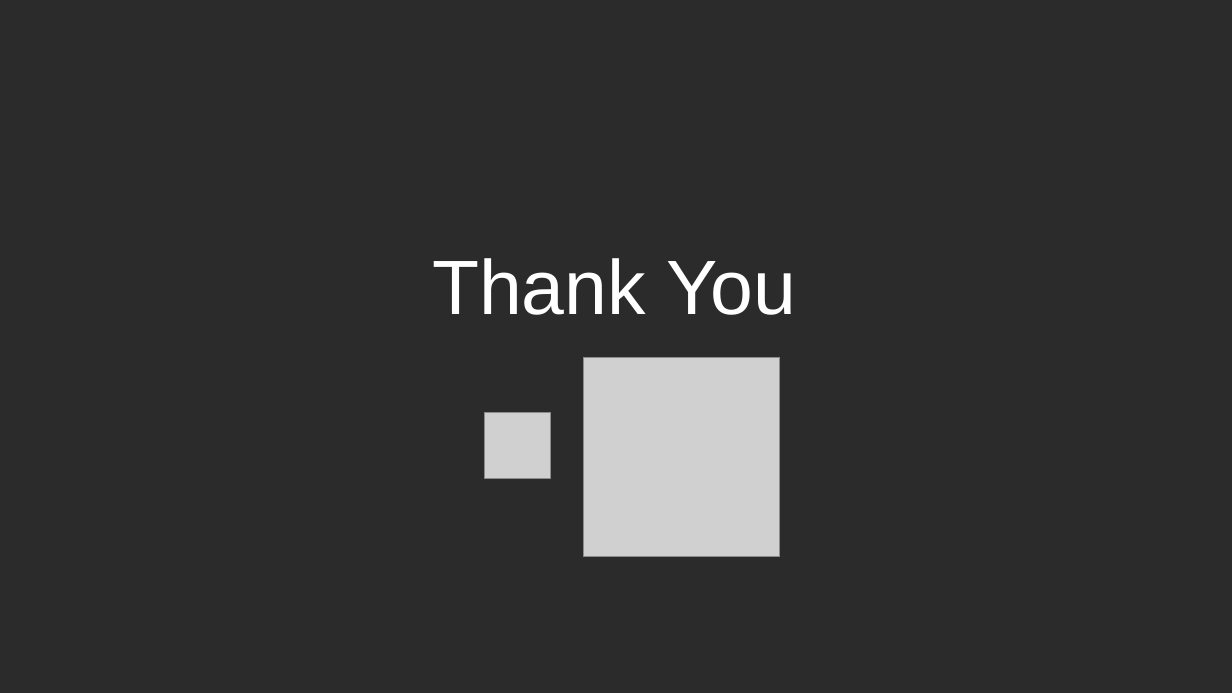
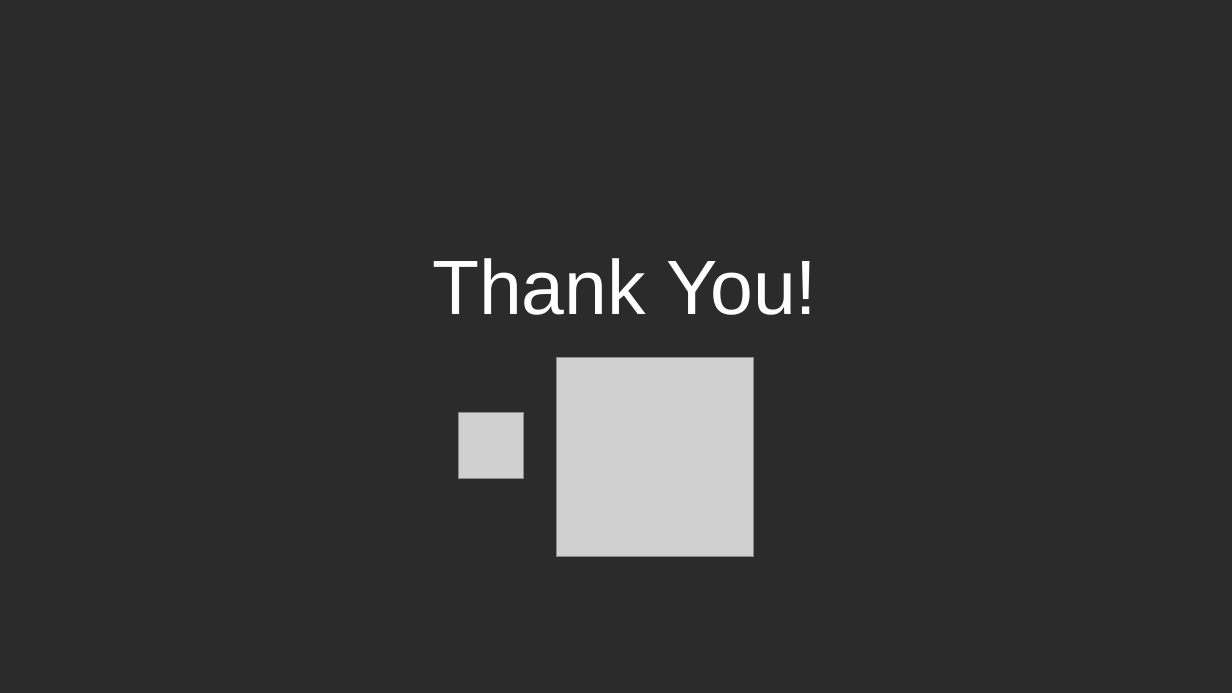
Before and after one commit to Asinta/ServerlessApp_NetconfChina2020, a slide deck: slide 22 of Building Serverless Application With Azure Functions - Li Yu - NetConfChina2020.pptx (slide 19 before the commit). Drawn at 1232x693 pixels with LibreOffice and Linux fonts; fonts in the diff are those of the drawing; grey boxes stand for pictures; background and template pictures are left out; a plain dark background stands for a picture behind light text. Boxes give left, top, right and bottom in pixels: in the first picture for what was removed or moved away, otherwise in the second. Text is boxed around its words. In the diff, an @@ line names an element or a change of style, - is before the commit and + after.

```diff
--- a/Building Serverless Application With Azure Functions - Li Yu - NetConfChina2020.pptx
+++ b/Building Serverless Application With Azure Functions - Li Yu - NetConfChina2020.pptx
@@ text at (432,258,817,315): text changed @@
-Thank You
+Thank You!
@@ picture: place and size @@
-picture at (583,358,780,557)
+picture at (557,358,754,557)
@@ picture: place and size @@
-picture at (485,413,551,479)
+picture at (458,413,524,479)
```
Also in this commit, not shown: 3 other slides changed, 10 slides added, 7 slides removed.
